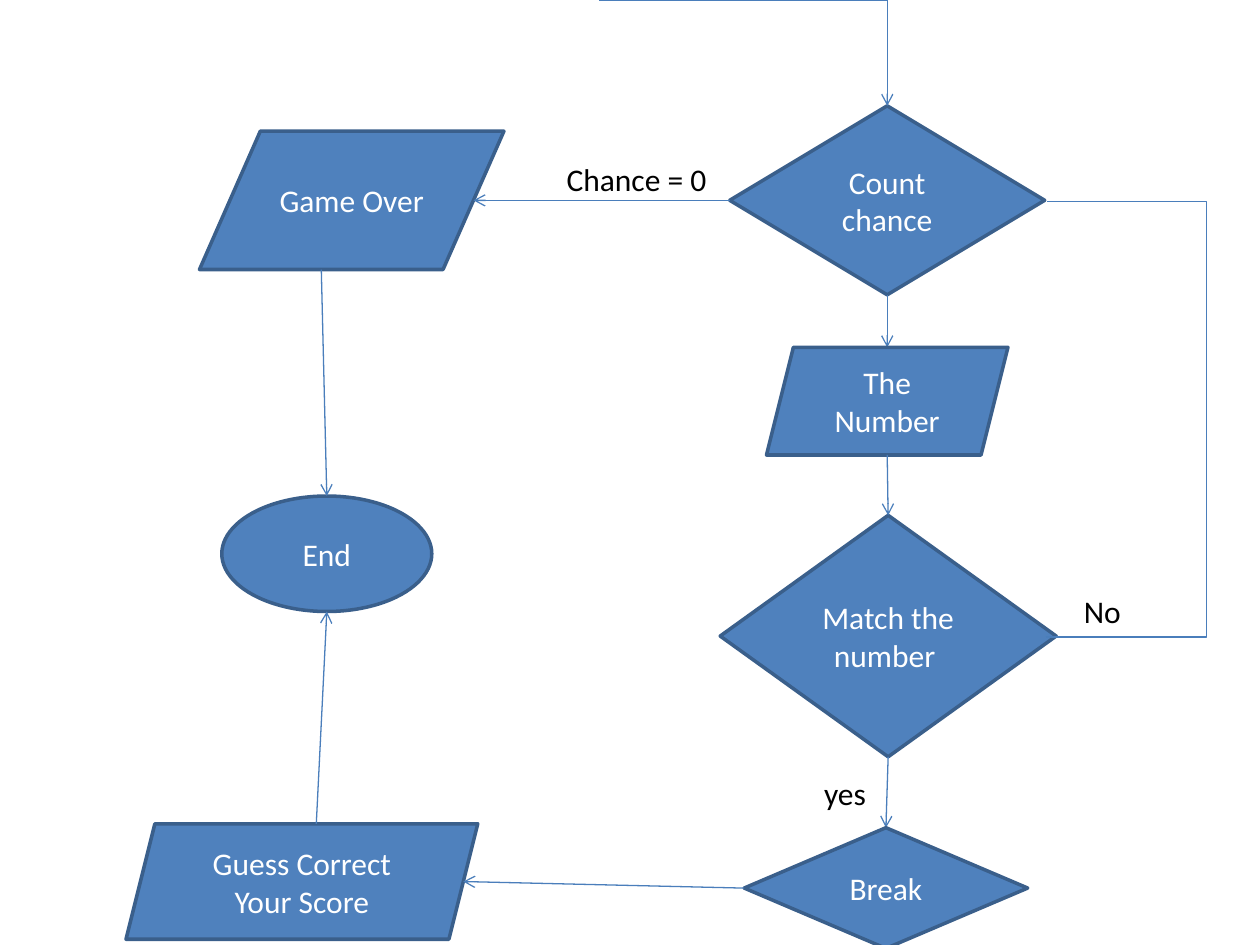
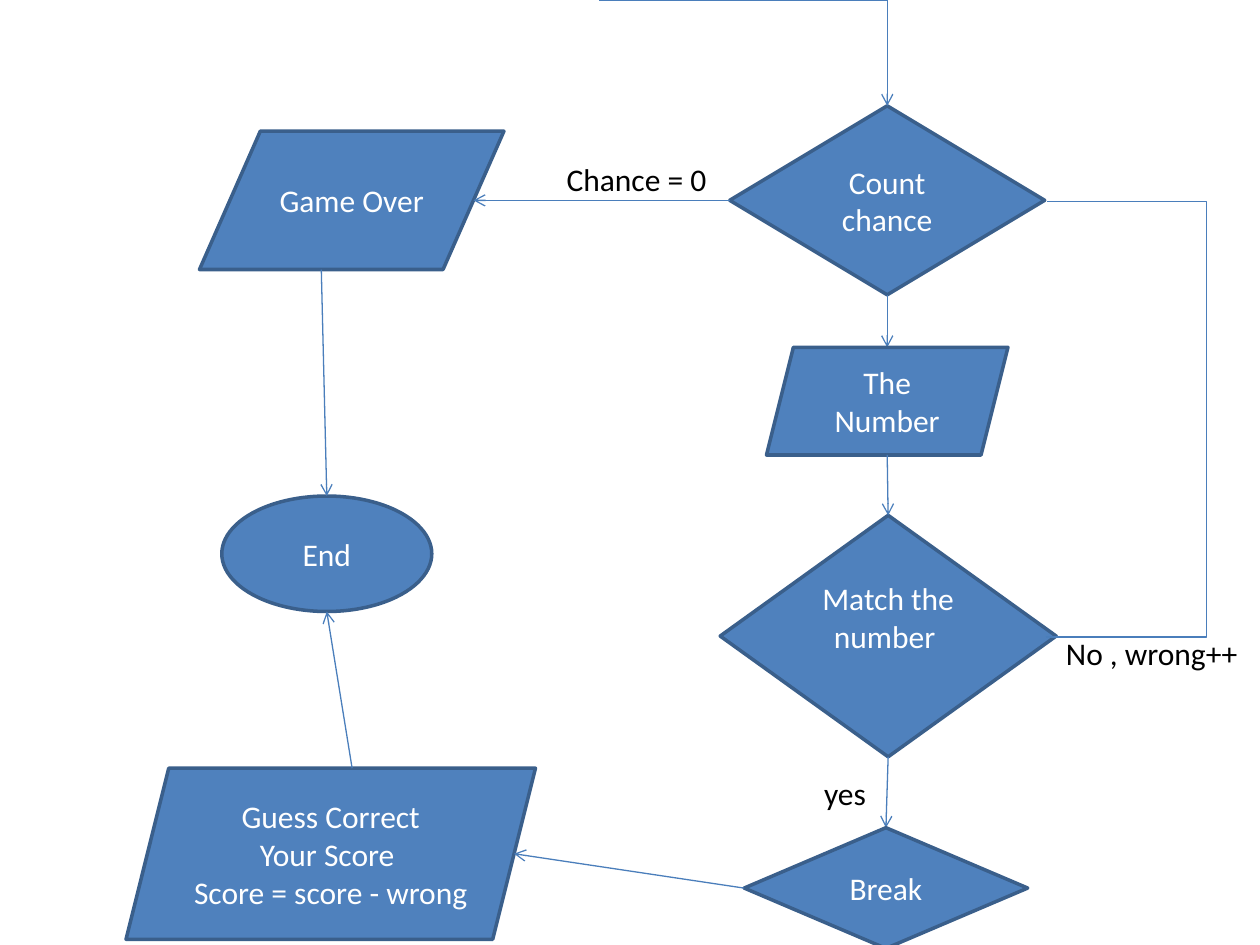
Before and after one commit to thewhiteant/Learning_Something, a slide deck: slide 8 of pptx/amar/rafi.pptx. Drawn at 1260x945 pixels with LibreOffice and Linux fonts; fonts in the diff are those of the drawing; background and template pictures are left out. Boxes give left, top, right and bottom in pixels: in the first picture for what was removed or moved away, otherwise in the second. Text is boxed around its words. In the diff, an @@ line names an element or a change of style, - is before the commit and + after.

```diff
--- a/pptx/amar/rafi.pptx
+++ b/pptx/amar/rafi.pptx
@@ arrow moved from (316, 824) - (326, 611) to (352, 769) - (326, 611) @@
@@ text at bbox=[1066, 644, 1237, 671]: text changed @@
-No
+No , wrong++
@@ parallelogram "Guess Correct": place and size @@
-parallelogram "Guess Correct" at bbox=[126, 824, 478, 940]
+parallelogram "Guess Correct" at bbox=[126, 769, 536, 940]
@@ arrow moved from (745, 888) - (464, 882) to (745, 888) - (514, 854) @@
@@ text in parallelogram at bbox=[194, 883, 467, 910]: paragraph added @@
+Score = score - wrong
```
Also in this commit, not shown: 2 other slides changed, 1 slide added, 1 slide removed, 1 other file.
